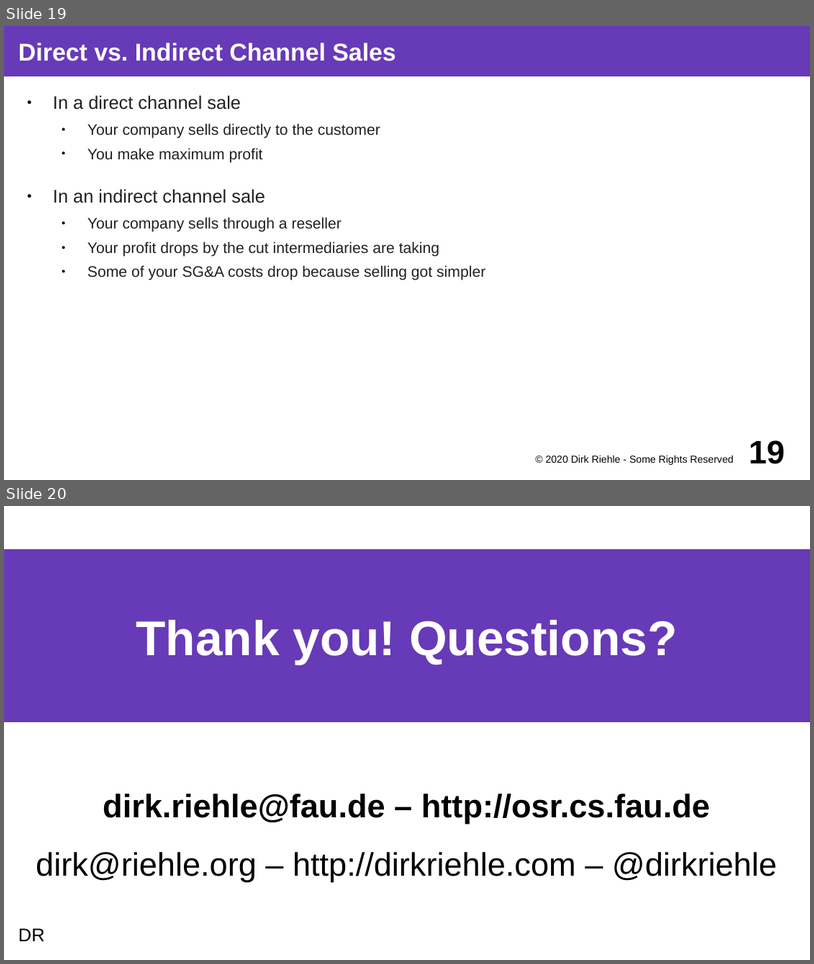
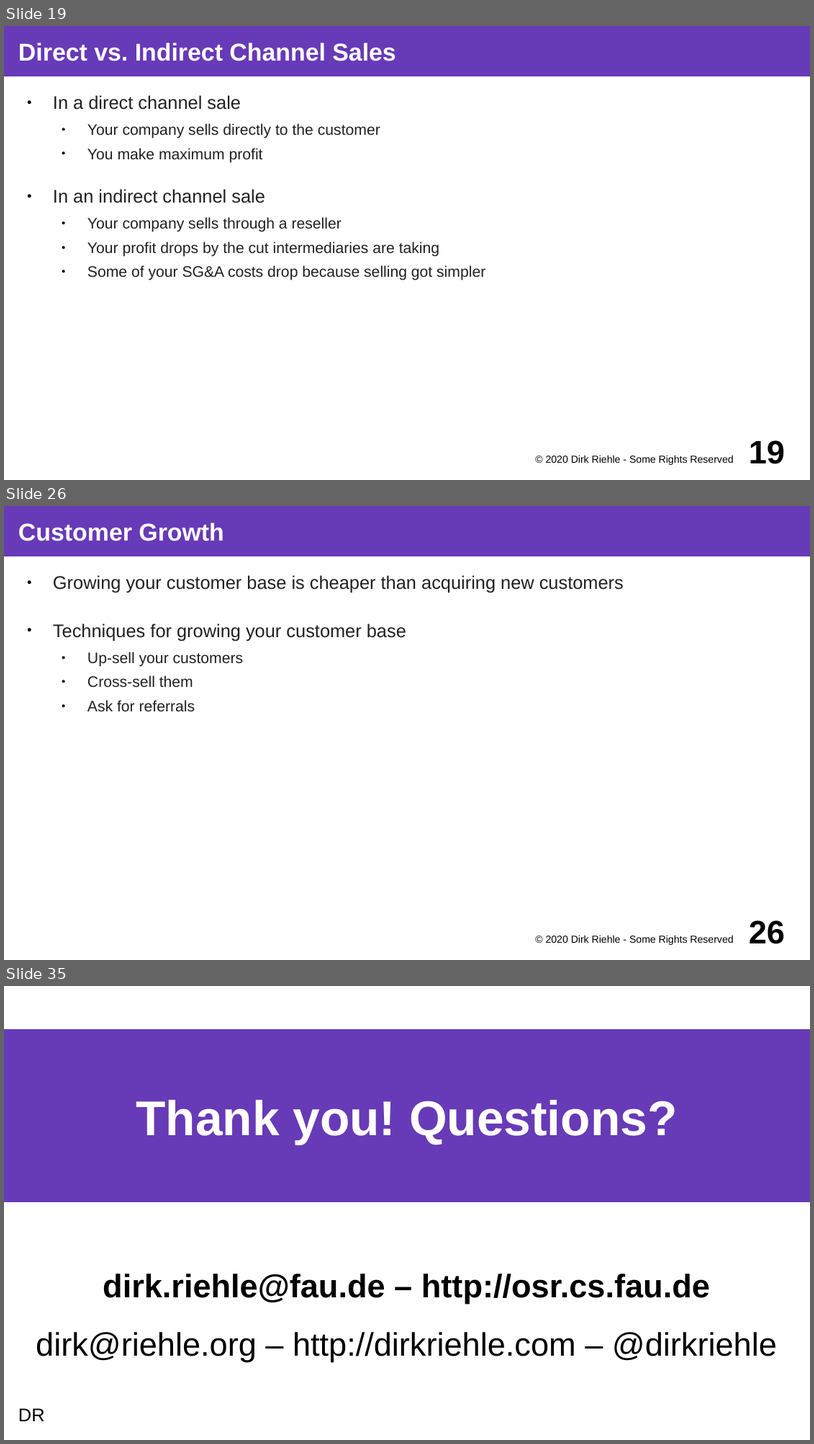
Before and after one commit to dirkriehle/coss-course, a slide deck: Lecture slides/COSS B04 - Business Models.odp. Shown one above the other, each under a label of ours: slides 19 and 20 before the commit, slides 19, 26 and 35 after it; the slides between them are not shown. The pictures are 814x964 and 814x1444 pixels, drawn with LibreOffice and Linux fonts; fonts in the diff are those of the drawing. Boxes give left, top, right and bottom in pixels: in the first picture for what was removed or moved away, otherwise in the second. Text is boxed around its words. In the diff, an @@ line names an element or a change of style, - is before the commit and + after.

```diff
--- a/Lecture slides/COSS B04 - Business Models.odp
+++ b/Lecture slides/COSS B04 - Business Models.odp
@@ slide 26 added at box(4, 506, 810, 960), background #FFFFFF @@
@@ title added at box(4, 506, 810, 556), fill #673AB7, 24 pt, text #FFFFFF, bold @@
+Customer Growth
@@ text added at box(53, 575, 624, 712), 18 pt, text #212121 @@
+● Growing your customer base is cheaper than acquiring new customers
+● Techniques for growing your customer base
+  ● Up-sell your customers
+  ● Cross-sell them
+  ● Ask for referrals
@@ text added at box(546, 934, 733, 944), 10 pt, text #000000 @@
+© 2020 Dirk Riehle - Some Rights Reserved
@@ page number added at box(749, 920, 785, 944), 32 pt, text #000000, bold @@
+26
@@ what was slide 20 is now slide 35 @@
```
Also in this commit, not shown: 14 other slides added, 1 other file.
